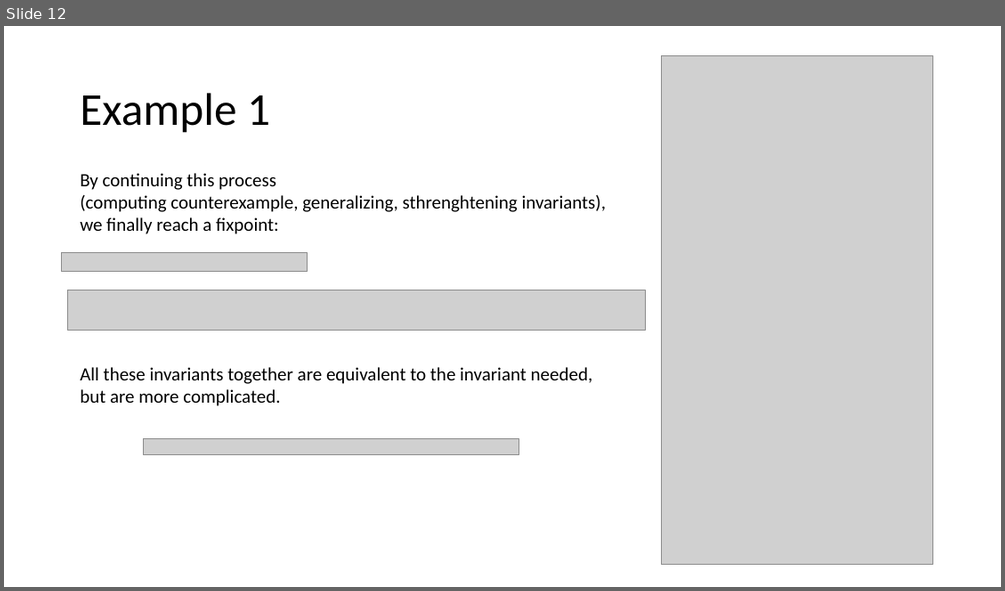
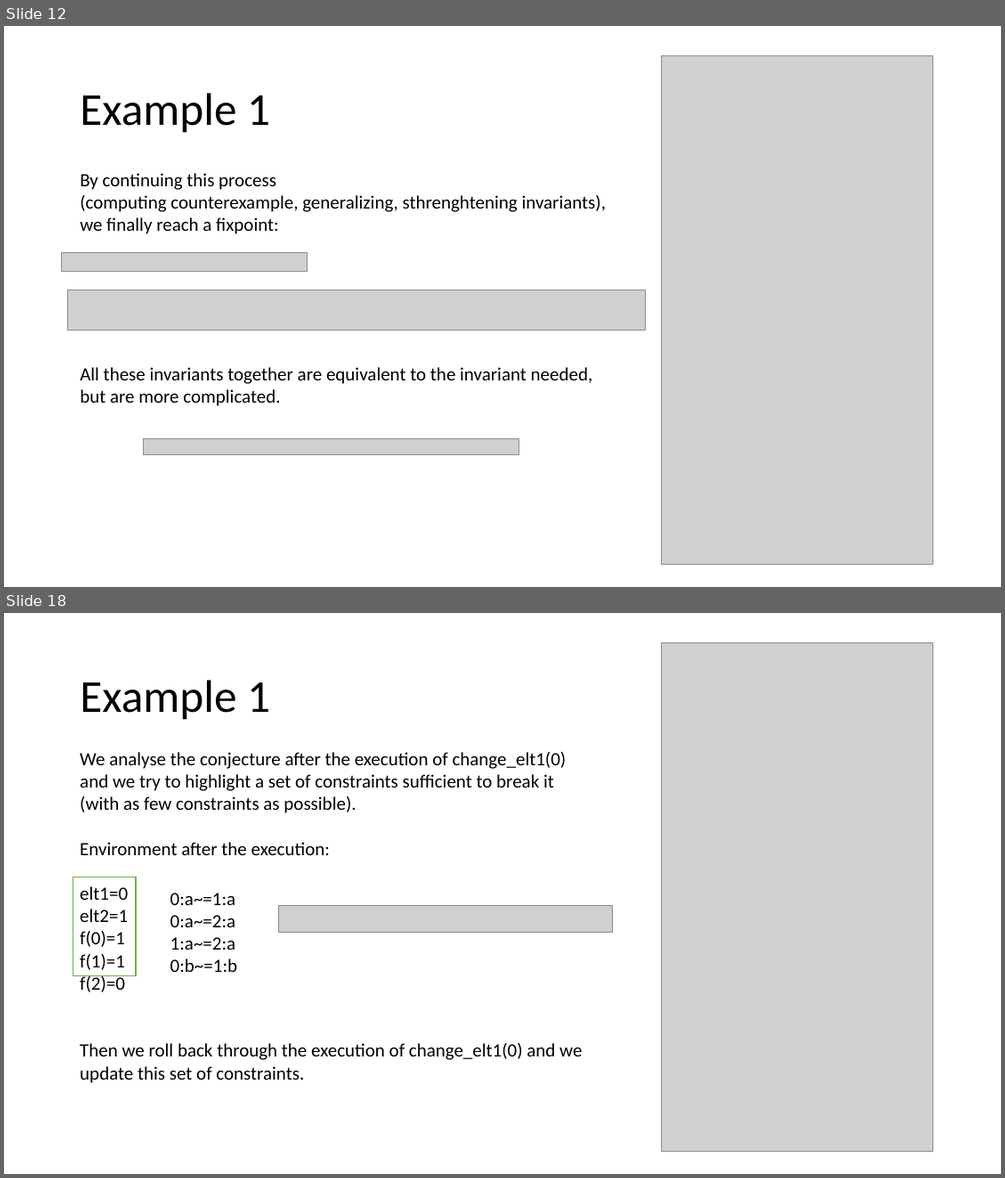
Before and after one commit to tjhance/ivy-research, a slide deck: invariant_synthesis/Invariant Synthesis.pptx. Shown one above the other, each under a label of ours: slide 12 before the commit, slides 12 and 18 after it; the slides between them are not shown. The pictures are 1005x591 and 1005x1178 pixels, drawn with LibreOffice and Linux fonts; fonts in the diff are those of the drawing; grey boxes stand for pictures. Boxes give left, top, right and bottom in pixels: in the first picture for what was removed or moved away, otherwise in the second. Text is boxed around its words. In the diff, an @@ line names an element or a change of style, - is before the commit and + after.

```diff
--- a/invariant_synthesis/Invariant Synthesis.pptx
+++ b/invariant_synthesis/Invariant Synthesis.pptx
@@ slide 18 added at bbox=[4, 613, 1001, 1174], background #FFFFFF @@
@@ picture added at bbox=[662, 643, 933, 1151] @@
@@ title added at bbox=[80, 680, 270, 720], 44 pt, text #000000 @@
+Example 1
@@ text added at bbox=[80, 752, 582, 1083], 18 pt, text #000000 @@
+We analyse the conjecture after the execution of change_elt1(0) and we try to highlight a set of constraints sufficient to break it (with as few constraints as possible).
+Environment after the execution:
+elt1=0
+elt2=1
+f(0)=1
+f(1)=1
+f(2)=0
+Then we roll back through the execution of change_elt1(0) and we update this set of constraints.
@@ rectangle added at bbox=[73, 877, 137, 976], outline #70AD47 1 pt @@
@@ text added at bbox=[170, 892, 237, 972], 18 pt, text #000000 @@
+0:a~=1:a
+0:a~=2:a
+1:a~=2:a
+0:b~=1:b
@@ picture added at bbox=[278, 906, 612, 932] @@
```
Also in this commit, not shown: 5 slides changed, 5 other slides added, 1 slide removed.
